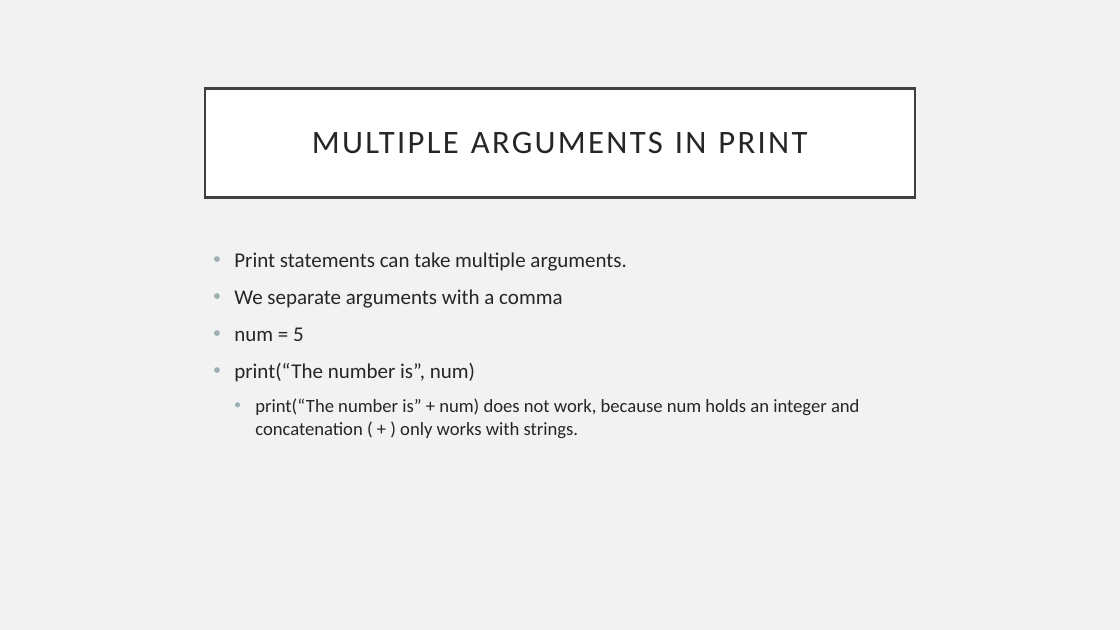
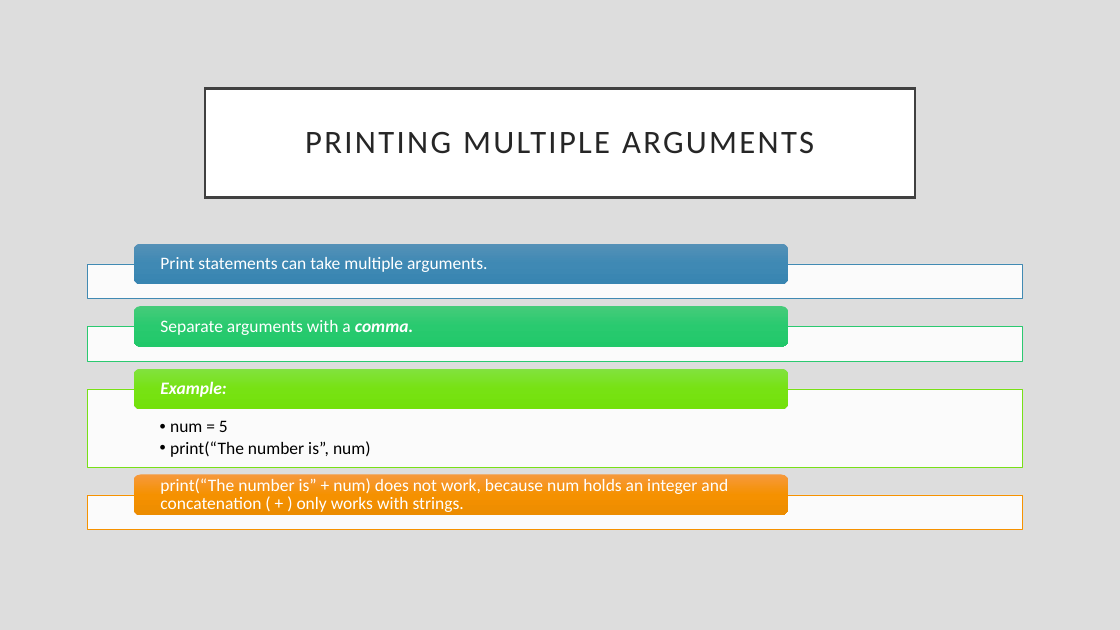
Before and after one commit to rsera/Junior-Knights, a slide deck: slide 22 of Python Day 1 IO.pptx (slide 15 before the commit). Drawn at 1120x630 pixels with LibreOffice and Linux fonts; fonts in the diff are those of the drawing. Boxes give left, top, right and bottom in pixels: in the first picture for what was removed or moved away, otherwise in the second. Text is boxed around its words. In the diff, an @@ line names an element or a change of style, - is before the commit and + after.

```diff
--- a/Python Day 1 IO.pptx
+++ b/Python Day 1 IO.pptx
@@ background #F2F2F2 to #DDDDDD @@
@@ title at bbox=[305, 132, 814, 154]: text changed @@
-MULTIPLE ARGUMENTS IN PRINT
+PRINTING MULTIPLE ARGUMENTS
@@ text removed at bbox=[234, 252, 859, 438] @@
-• Print statements can take multiple arguments.
-• We separate arguments with a comma
-• num = 5
-• print(“The number is”, num)
-  • print(“The number is” + num) does not work, because num holds an integer and concatenation ( + ) only works with strings.
@@ group added at bbox=[87, 244, 1023, 529]: 5 texts, 4 rectangles, 4 rounded rectangles @@
+Print statements can take multiple arguments.
+Separate arguments with a comma.
+  • num = 5
+  • print(“The number is”, num)
+Example:
+print(“The number is” + num) does not work, because num holds an integer and concatenation ( + ) only works with strings.
```
Also in this commit, not shown: 20 other slides changed, 10 slides added, 4 other files.
